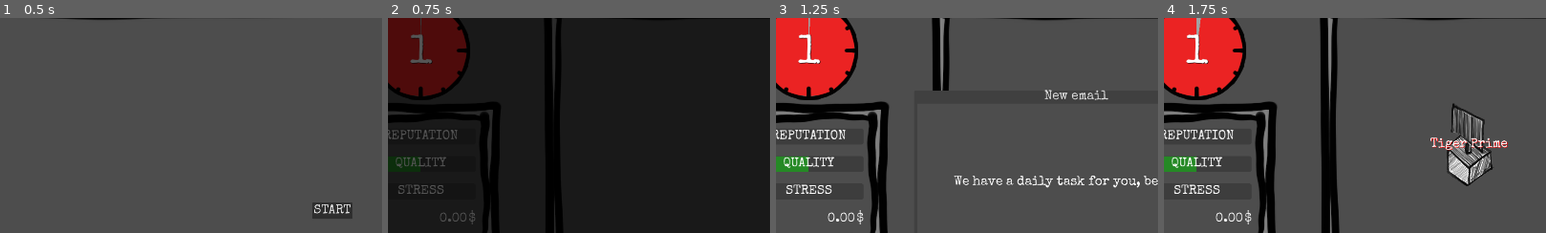
Above: before the commit, frames 1-4 (left to right).
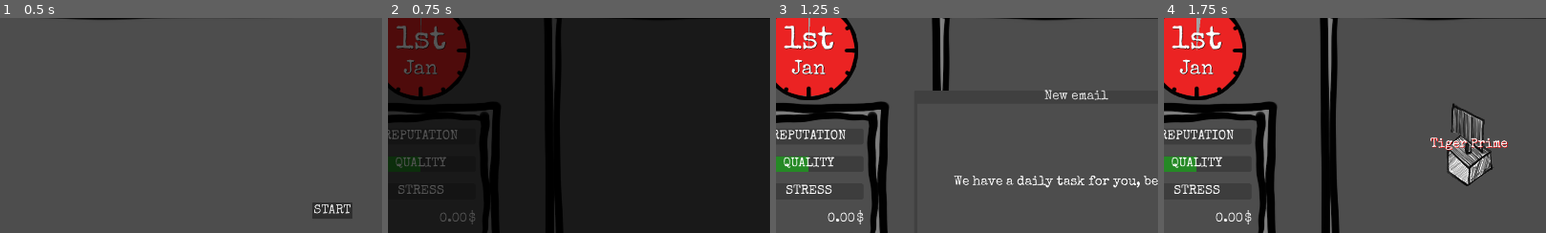
Above: after the commit, the same moments.

Repository: ildede/game-off-2025
Game: Godot game, scene res://scenes/ui/start_screen/start.tscn
Two runs of this game, one before a commit and one after it. Both use one fixed random seed, a clock stepped at 60 frames per second and the inputs below.
Inputs:
- Up to frame 1 (0.5 s): no input
- Up to frame 2 (0.75 s): click "START" at 0.5 s
- Up to frame 3 (1.25 s): no input
- Up to frame 4 (1.75 s): click "Accept" at 1.25 s
The pictures show only the part of the screen within x 6-56%, y 5-55%; the shares and areas given below are measured in that part.

Frame 1 is identical in both runs. In frame 2, 1.0% of the frame differs, in the area x 2-16%, y 3-27%; in frame 3, 1.1%; in frame 4, 1.1%.

Commit message:
feat: print date as day+month instead of just a day count

Diff:
--- a/autoloads/global.gd
+++ b/autoloads/global.gd
@@ -91,7 +91,17 @@
 func start_new_game() -> void:
 	game_state = Models.State.new()
 
-func day_number_to_date(day_number: int) -> String:
+class Date:
+	var day: String
+	var month: String
+	func _init(d: int, m: String) -> void:
+		day = Global.to_ordinal_day(d)
+		month = m
+
+func get_current_date() -> Date:
+	return day_number_to_date(game_state.current_day)
+
+func day_number_to_date(day_number: int) -> Date:
 	var day_to_look_for = day_number
 	if day_to_look_for < 1: day_to_look_for = 1
 	if day_to_look_for > 365: day_to_look_for = day_to_look_for % 365
@@ -113,9 +123,19 @@
 	var remaining_days = day_to_look_for
 	for month in months:
 		if remaining_days <= month.days:
-			return "%d %s" % [remaining_days, month.name]
+			return Date.new(remaining_days, month.name)
 		remaining_days -= month.days
-	return "1 Jan"
+	return Date.new(1, "Jan")
+
+func to_ordinal_day(day: int) -> String:
+	match day:
+		1, 21, 31:
+			return "{0}st".format([day])
+		2, 22:
+			return "{0}nd".format([day])
+		3, 23:
+			return "{0}rd".format([day])
+	return "{0}th".format([day])
 
 func until_end_of_month(day_number: int) -> int:
 	var day_to_look_for = day_number
--- a/scenes/ui/clock/clock.gd
+++ b/scenes/ui/clock/clock.gd
@@ -2,12 +2,16 @@
 class_name Clock
 
 @onready var progress = $TextureProgressBar
+@onready var day = $GridContainer/DayCount
+@onready var month = $GridContainer/Month
 
 func _ready() -> void:
 	print("[CLOCK] _ready")
 	progress.value = 0
 	progress.max_value = Config.DAY_LENGHT_IN_SECONDS
-	$DayCount.text = str(Global.game_state.current_day)
+	var today = Global.get_current_date()
+	day.text = today.day
+	month.text = today.month
 
 func _process(_delta: float) -> void:
 	if Global.game_clock is Timer:
--- a/scenes/ui/clock/clock.tscn
+++ b/scenes/ui/clock/clock.tscn
@@ -35,16 +35,31 @@
 wait_time = 60.0
 autostart = true
 
-[node name="DayCount" type="Label" parent="."]
+[node name="GridContainer" type="GridContainer" parent="."]
 layout_mode = 0
 offset_left = -125.0
-offset_top = -40.0
+offset_top = -80.0
 offset_right = 125.0
-offset_bottom = 40.0
+offset_bottom = 120.0
+
+[node name="DayCount" type="Label" parent="GridContainer"]
+layout_mode = 2
+size_flags_horizontal = 3
+size_flags_vertical = 10
 theme_override_colors/font_shadow_color = Color(0, 0, 0, 1)
-theme_override_font_sizes/font_size = 100
+theme_override_font_sizes/font_size = 80
 text = "356"
 horizontal_alignment = 1
 vertical_alignment = 1
 
+[node name="Month" type="Label" parent="GridContainer"]
+layout_mode = 2
+size_flags_horizontal = 3
+size_flags_vertical = 2
+theme_override_colors/font_shadow_color = Color(0, 0, 0, 1)
+theme_override_font_sizes/font_size = 50
+text = "Jan"
+horizontal_alignment = 1
+vertical_alignment = 1
+
 [connection signal="timeout" from="Timer" to="." method="_on_timer_timeout"]
--- a/scenes/ui/invoices/invoices.gd
+++ b/scenes/ui/invoices/invoices.gd
@@ -76,7 +76,7 @@
 	var popup_data = CustomizablePopupMessage.PopupData.new()
 	popup_data.title = "Collecting invoices"
 	var message_lines: Array[String] = [
-		"Today is {0}".format([Global.day_number_to_date(Global.game_state.current_day)]),
+		"Today is {day} {month}".format(Global.get_current_date()),
 		"You have {0} invoces waiting, for a total of {1}$ to collect".format([Global.game_state.tasks_waiting_to_be_processed.size(), total])
 	]
 	if total_immediate > 0: message_lines.append("{0}$ will be payed immediately".format([total_immediate]))
